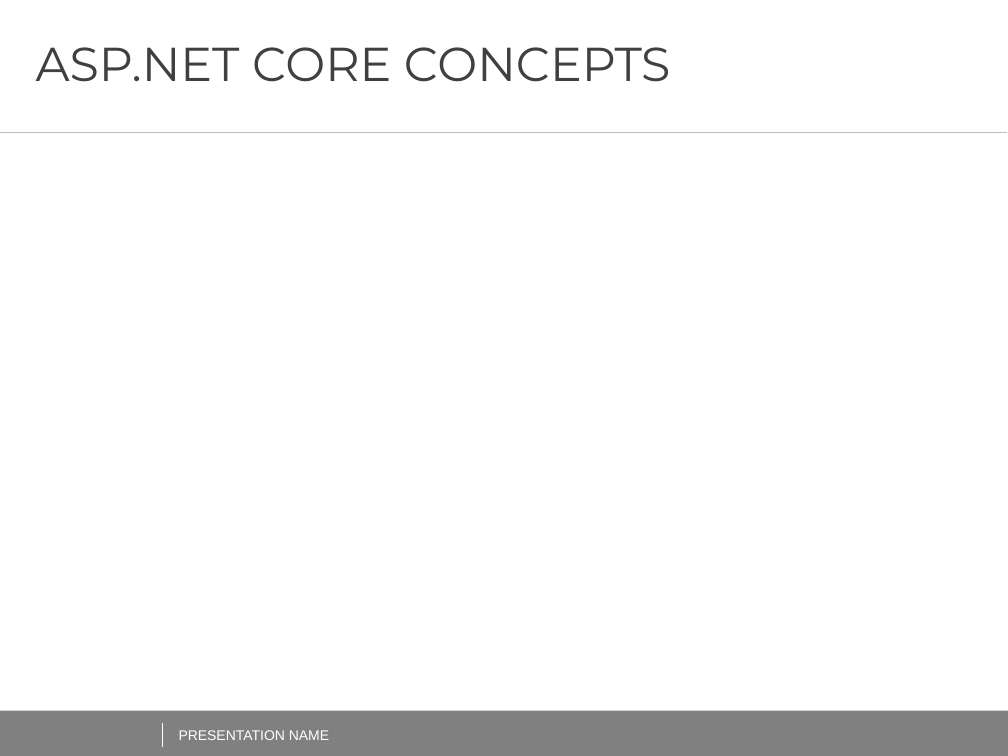
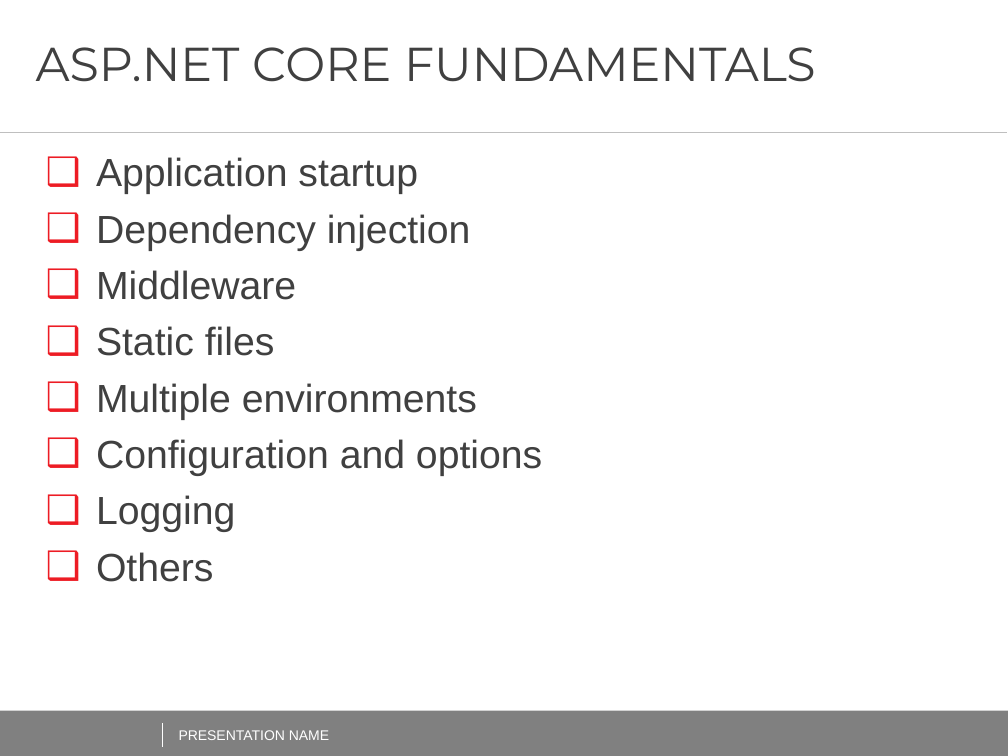
Before and after one commit to AndreiShenets/ASP.NET-Lectures, a slide deck: slide 10 of docs/ASP.NET CORE - iTechArt 2018.pptx. Drawn at 1008x756 pixels with LibreOffice and Linux fonts; fonts in the diff are those of the drawing; background and template pictures are left out. Boxes give left, top, right and bottom in pixels: in the first picture for what was removed or moved away, otherwise in the second. Text is boxed around its words. In the diff, an @@ line names an element or a change of style, - is before the commit and + after.

```diff
--- a/docs/ASP.NET CORE - iTechArt 2018.pptx
+++ b/docs/ASP.NET CORE - iTechArt 2018.pptx
@@ title at [36,47,816,82]: text changed @@
-ASP.NET CORE CONCEPTS
+ASP.NET CORE FUNDAMENTALS
@@ text added at [96,157,542,582], 28 pt, text #404040 @@
+❑ Application startup
+❑ Dependency injection
+❑ Middleware
+❑ Static files
+❑ Multiple environments
+❑ Configuration and options
+❑ Logging
+❑ Others
```
Also in this commit, not shown: 13 slides added.
